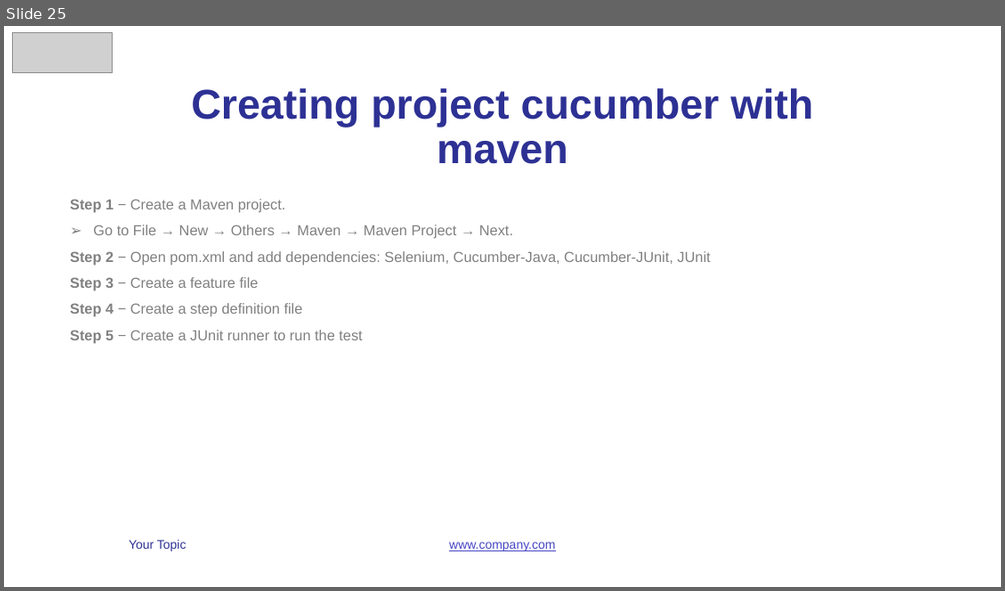
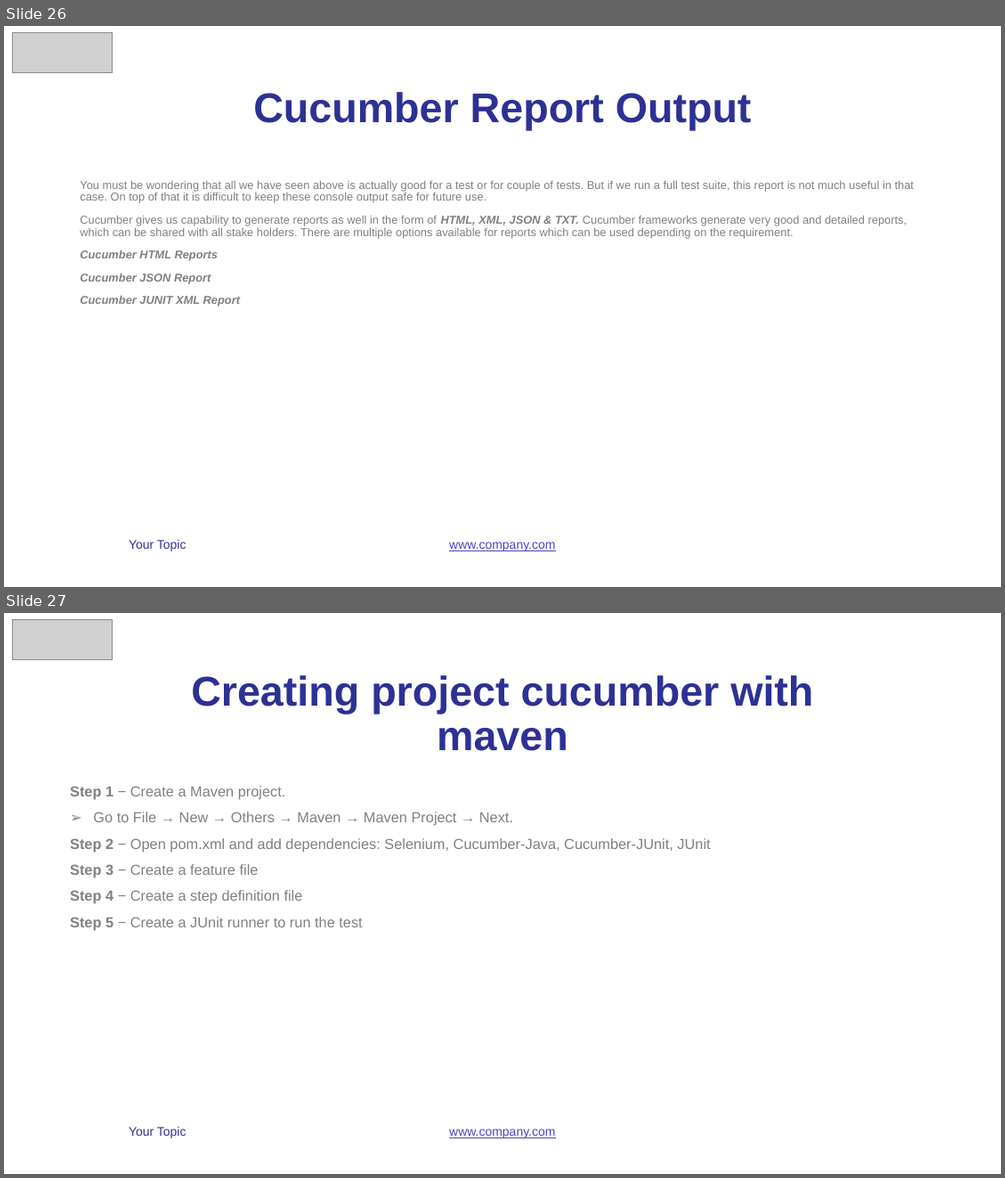
Before and after one commit to vunguyen2588/Cucumber, a slide deck: b4uconference_cucumber_slide.pptx. Shown one above the other, each under a label of ours: slide 25 before the commit, slides 26 and 27 after it. The pictures are 1005x591 and 1005x1178 pixels, drawn with LibreOffice and Linux fonts; fonts in the diff are those of the drawing; grey boxes stand for pictures. Boxes give left, top, right and bottom in pixels: in the first picture for what was removed or moved away, otherwise in the second. Text is boxed around its words. In the diff, an @@ line names an element or a change of style, - is before the commit and + after.

Commit message:
Report Cucumber

```diff
--- a/b4uconference_cucumber_slide.pptx
+++ b/b4uconference_cucumber_slide.pptx
@@ slide 26 added at box(4, 26, 1001, 587), background #FFFFFF; not listed: 2 template elements that a slide beside it also shows @@
@@ picture added at box(13, 33, 113, 72) @@
@@ title added at box(253, 92, 752, 130), 40 pt, text #2D3194, bold @@
+Cucumber Report Output
@@ text added at box(80, 181, 914, 306), 11 pt, text #808080 @@
+You must be wondering that all we have seen above is actually good for a test or for couple of tests. But if we run a full test suite, this report is not much useful in that case. On top of that it is difficult to keep these console output safe for future use.
+Cucumber gives us capability to generate reports as well in the form of HTML, XML, JSON & TXT. Cucumber frameworks generate very good and detailed reports, which can be shared with all stake holders. There are multiple options available for reports which can be used depending on the requirement.
+Cucumber HTML Reports
+Cucumber JSON Report
+Cucumber JUNIT XML Report
@@ what was slide 25 is now slide 27 @@
```
Also in this commit, not shown: 1 other slide added.
